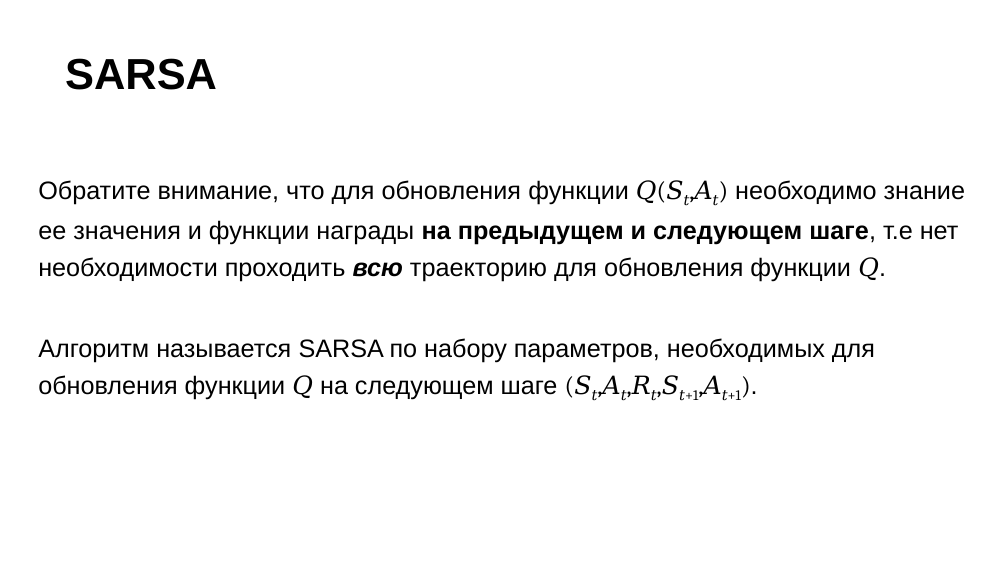
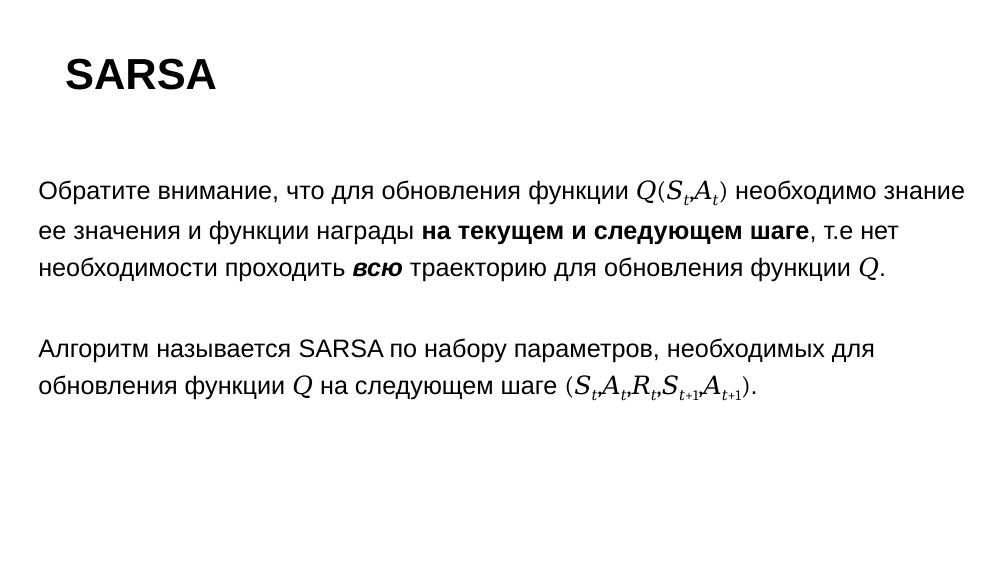
Before and after one commit to stureiko/Otus_lectures, a slide deck: slide 34 of RL/Open_day_SARSA_Qlearning/Presentation/Open_day_SARSA_QLearning.pptx. Drawn at 1008x567 pixels with LibreOffice and Linux fonts; fonts in the diff are those of the drawing; background and template pictures are left out. Boxes give left, top, right and bottom in pixels: in the first picture for what was removed or moved away, otherwise in the second. Text is boxed around its words. In the diff, an @@ line names an element or a change of style, - is before the commit and + after.

```diff
--- a/RL/Open_day_SARSA_Qlearning/Presentation/Open_day_SARSA_QLearning.pptx
+++ b/RL/Open_day_SARSA_Qlearning/Presentation/Open_day_SARSA_QLearning.pptx
@@ text at <box>38,180,965,281</box>: text changed @@
-Обратите внимание, что для обновления функции 𝑄(𝑆𝑡,𝐴𝑡) необходимо знание ее значения и функции награды на предыдущем и следующем шаге, т.е нет необходимости проходить всю траекторию для обновления функции 𝑄.
+Обратите внимание, что для обновления функции 𝑄(𝑆𝑡,𝐴𝑡) необходимо знание ее значения и функции награды на текущем и следующем шаге, т.е нет необходимости проходить всю траекторию для обновления функции 𝑄.
```
Also in this commit, not shown: 1 slide removed, 4 other files.
